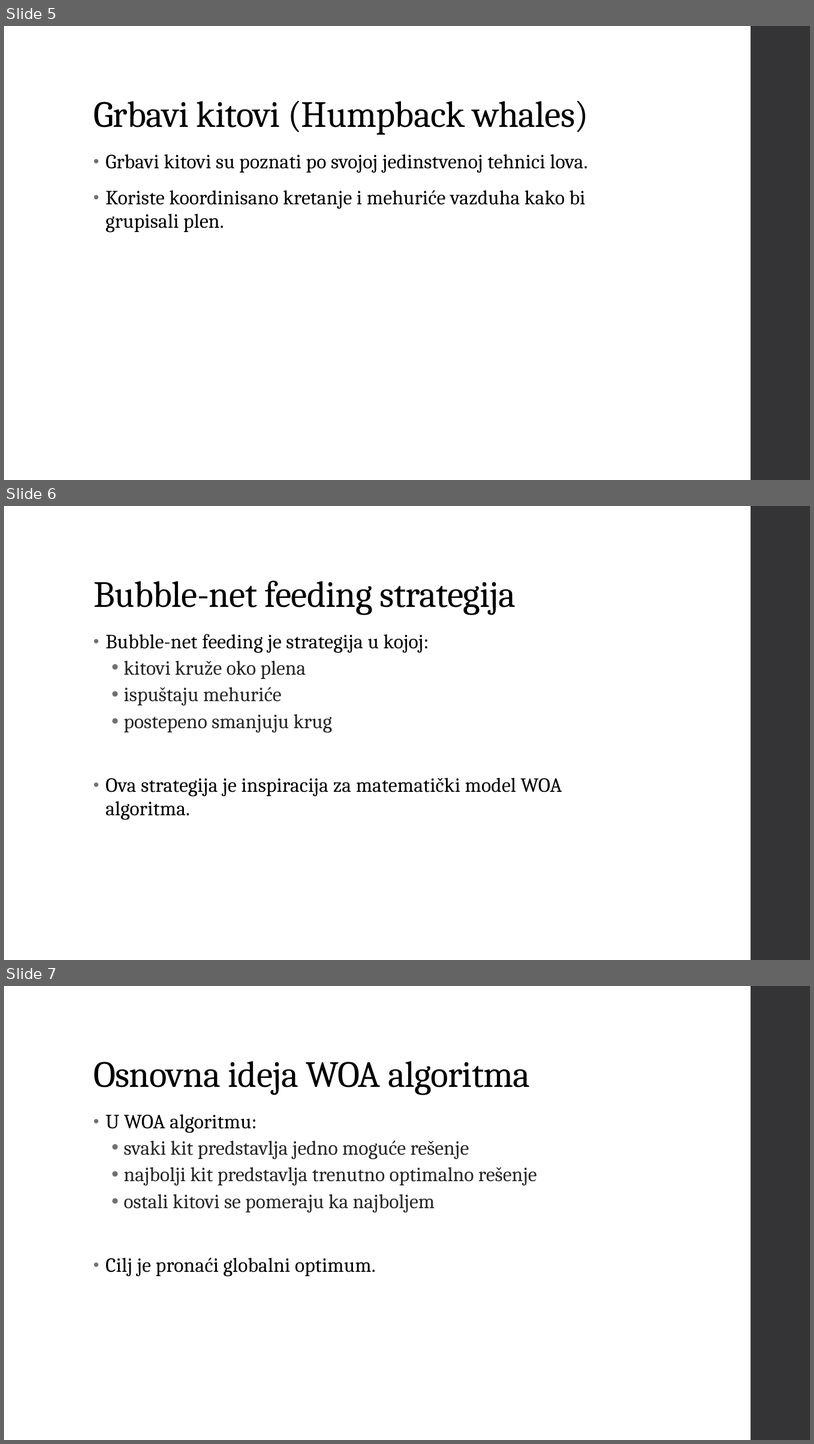
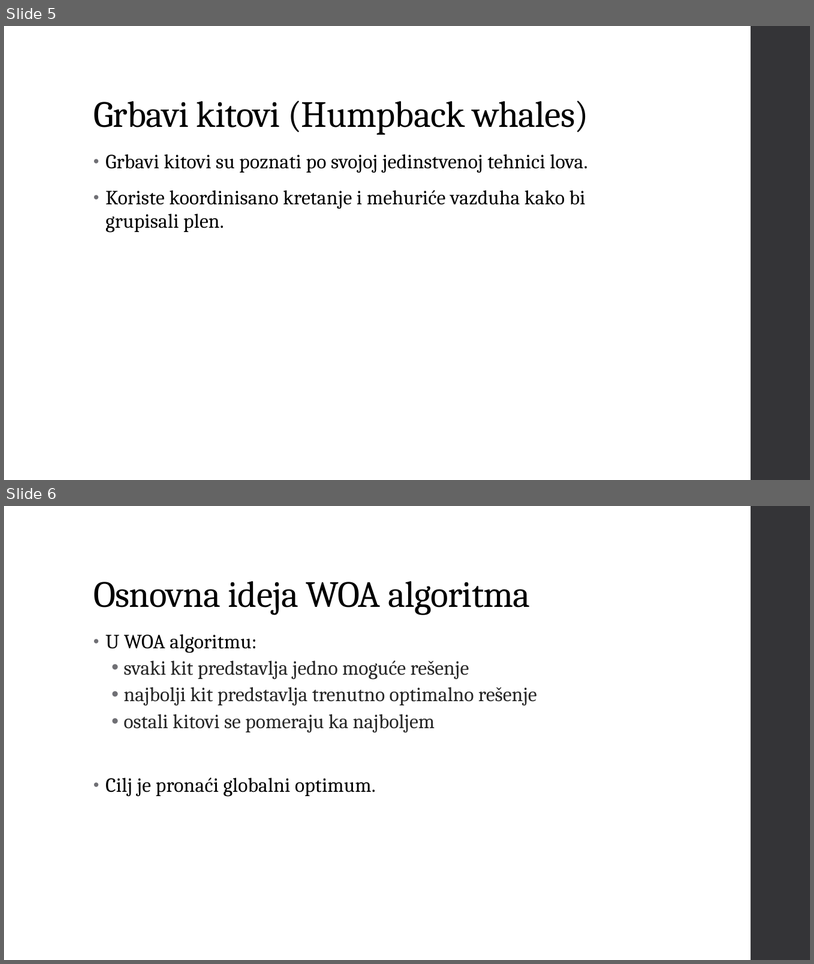
Before and after one commit to Vukasin211/AccountantAI, a slide deck: Vukasin Popovic Prezentacije/Whale Optimization Algorithm Tema 4.pptx. Shown one above the other, each under a label of ours: slides 5, 6 and 7 before the commit, slides 5 and 6 after it. The pictures are 814x1444 and 814x964 pixels, drawn with LibreOffice and Linux fonts; fonts in the diff are those of the drawing. Boxes give left, top, right and bottom in pixels: in the first picture for what was removed or moved away, otherwise in the second. Text is boxed around its words. In the diff, an @@ line names an element or a change of style, - is before the commit and + after.

```diff
--- a/Vukasin Popovic Prezentacije/Whale Optimization Algorithm Tema 4.pptx
+++ b/Vukasin Popovic Prezentacije/Whale Optimization Algorithm Tema 4.pptx
@@ slide 6 removed at (4,506,810,960), background #FFFFFF; not listed: 1 template element that a slide beside it also shows @@
@@ title removed at (93,580,516,615) @@
-Bubble-net feeding strategija
@@ text removed at (105,634,563,820) @@
-• Bubble-net feeding je strategija u kojoj:
-  • kitovi kruže oko plena
-  • ispuštaju mehuriće
-  • postepeno smanjuju krug
-• Ova strategija je inspiracija za matematički model WOA algoritma.
@@ what was slide 7 is now slide 6 @@
```
Also in this commit, not shown: 1 slide changed, 5 other slides removed, 2 other files.
